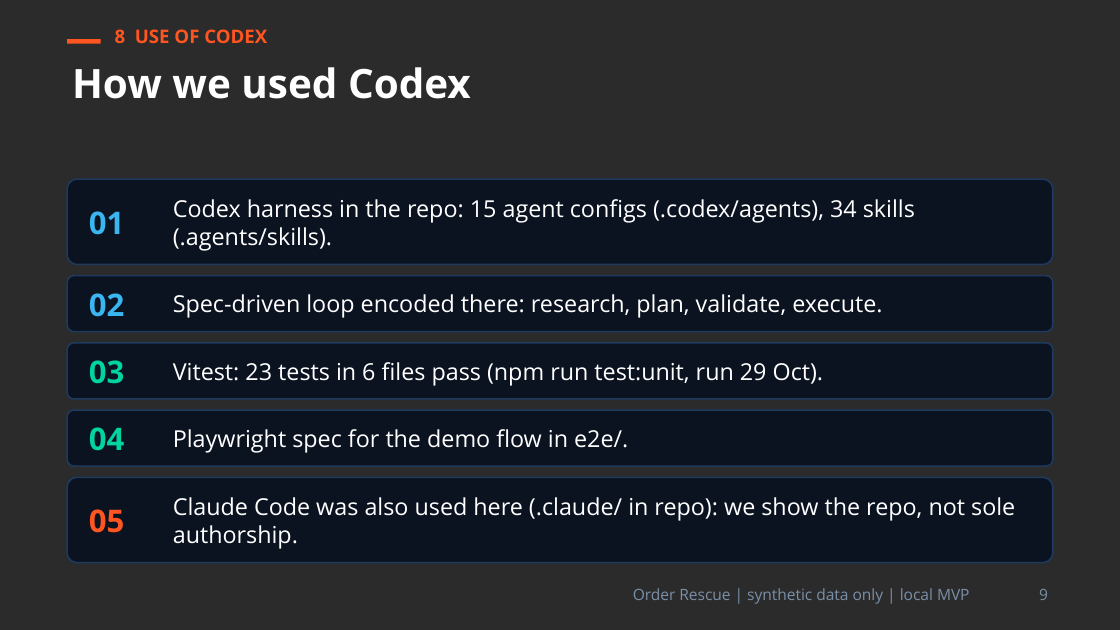
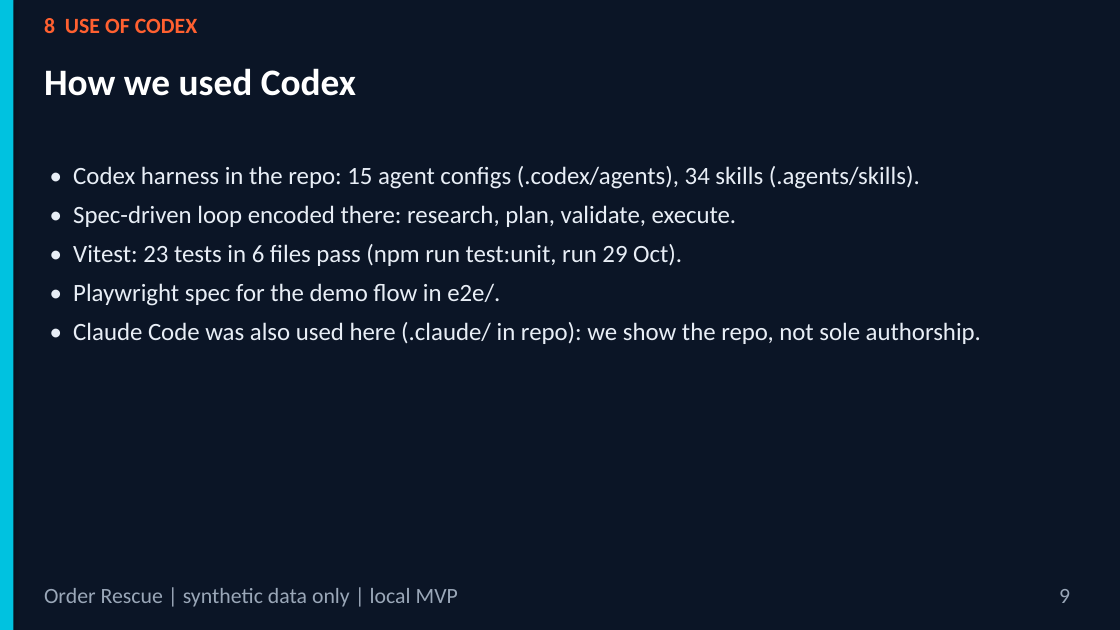
Before and after one commit to PhucNg2k/OrderResuce-Agent-Skill, a slide deck: slide 9 of docs/slides/Order_Rescue_Pitch_Deck.pptx. Drawn at 1120x630 pixels with LibreOffice and Linux fonts; fonts in the diff are those of the drawing; background and template pictures are left out; a plain dark background stands for a picture behind light text. Boxes give left, top, right and bottom in pixels: in the first picture for what was removed or moved away, otherwise in the second. Text is boxed around its words. In the diff, an @@ line names an element or a change of style, - is before the commit and + after.

```diff
--- a/docs/slides/Order_Rescue_Pitch_Deck.pptx
+++ b/docs/slides/Order_Rescue_Pitch_Deck.pptx
@@ background picture (left out) to #0B1526 @@
@@ rectangle added at [0,0,13,629], fill #00C2E0 @@
@@ text "8 USE OF CODEX": place and size @@
-text "8 USE OF CODEX" at [115,29,267,43]
+text "8 USE OF CODEX" at [44,18,197,33]
@@ text "8 USE OF CODEX" at [44,18,197,33]: size 12 to 14 pt, font Open Sans to Calibri, text colour #FF5520 to #FF6030; more space between paragraphs @@
@@ text "How we used Codex": place and size @@
-text "How we used Codex" at [72,67,471,99]
+text "How we used Codex" at [44,68,356,96]
@@ text "How we used Codex" at [44,68,356,96]: size 26 to 24 pt, font Open Sans to Calibri; more space between paragraphs @@
@@ rectangle removed at [67,39,101,44] @@
@@ text "• Codex harness in the ..." at [73,166,981,344]: vertical alignment middle to top @@
@@ rounded rectangle removed at [67,179,1053,264] @@
@@ text at [73,166,981,344]: text changed; size 15 to 16 pt; font Open Sans to Calibri; text colour #FFFFFF to #E8EEF6 @@
-Vitest: 23 tests in 6 files pass (npm run test:unit, run 29 Oct).
+• Codex harness in the repo: 15 agent configs (.codex/agents), 34 skills (.agents/skills).
+• Spec-driven loop encoded there: research, plan, validate, execute.
+• Vitest: 23 tests in 6 files pass (npm run test:unit, run 29 Oct).
+• Playwright spec for the demo flow in e2e/.
+• Claude Code was also used here (.claude/ in repo): we show the repo, not sole authorship.
@@ text removed at [173,199,915,251] @@
-Codex harness in the repo: 15 agent configs (.codex/agents), 34 skills (.agents/skills).
@@ text removed at [89,211,124,235] @@
-01
@@ rounded rectangle removed at [67,276,1053,332] @@
@@ text removed at [89,293,124,317] @@
-02
@@ text removed at [173,294,882,318] @@
-Spec-driven loop encoded there: research, plan, validate, execute.
@@ rounded rectangle removed at [67,343,1053,399] @@
@@ text removed at [89,360,124,384] @@
-03
@@ rounded rectangle removed at [67,410,1053,466] @@
@@ text removed at [89,427,124,451] @@
-04
@@ text removed at [173,429,628,453] @@
-Playwright spec for the demo flow in e2e/.
@@ rounded rectangle removed at [67,477,1053,562] @@
@@ text removed at [89,509,124,533] @@
-05
@@ text removed at [173,497,1015,549] @@
-Claude Code was also used here (.claude/ in repo): we show the repo, not sole authorship.
@@ text "Order Rescue | synthetic data ...": place and size @@
-text "Order Rescue | synthetic data ..." at [633,588,970,604]
+text "Order Rescue | synthetic data ..." at [44,588,458,607]
@@ text "Order Rescue | synthetic data ..." at [44,588,458,607]: size 10 to 14 pt, font Open Sans to Calibri, text colour #7A8FA8 to #9AA7B8; alignment right to left; more space between paragraphs @@
@@ text "9": place and size @@
-text "9" at [1039,589,1048,600]
+text "9" at [1059,589,1070,603]
@@ text "9" at [1059,589,1070,603]: size 10 to 14 pt, font Open Sans to Calibri, text colour #7A8FA8 to #9AA7B8; more space between paragraphs @@
```
Also in this commit, not shown: 14 other slides changed, 4 other files.
